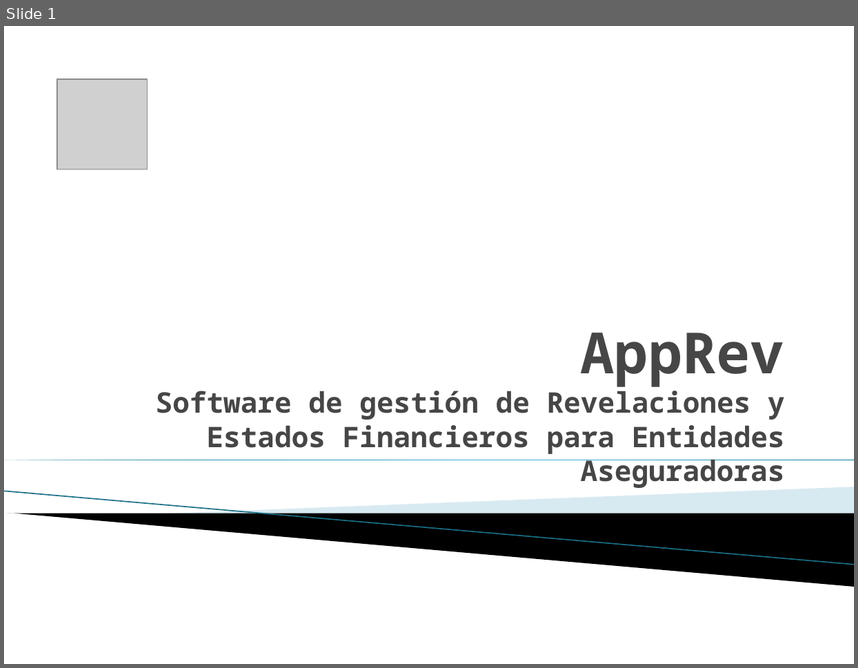
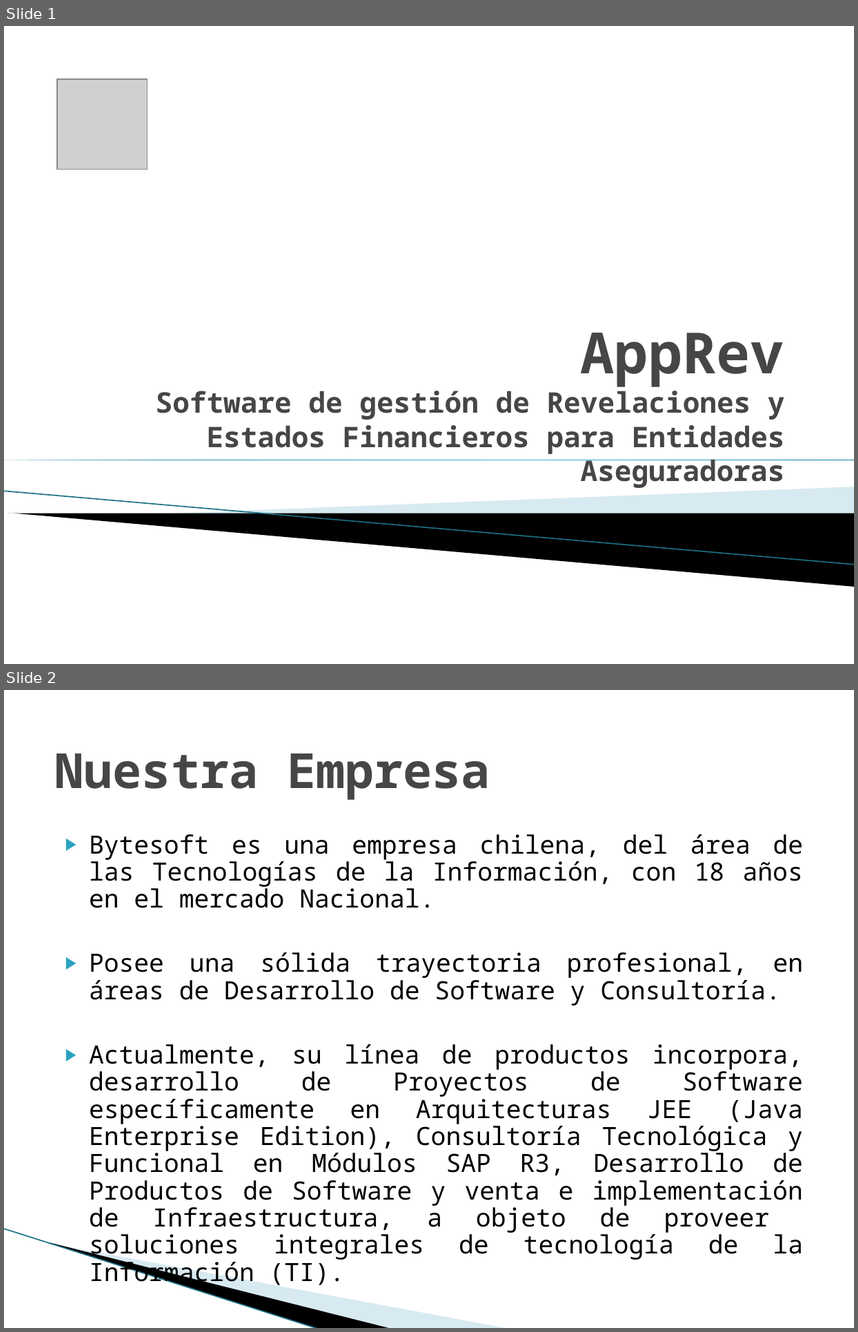
Before and after one commit to vicky1404/rev-ii, a slide deck: docs/comercial/brochure.pptx. Shown one above the other, each under a label of ours: slide 1 before the commit, slides 1 and 2 after it. The pictures are 858x668 and 858x1332 pixels, drawn with LibreOffice and Linux fonts; fonts in the diff are those of the drawing; grey boxes stand for pictures; background and template pictures are left out. Boxes give left, top, right and bottom in pixels: in the first picture for what was removed or moved away, otherwise in the second. Text is boxed around its words. In the diff, an @@ line names an element or a change of style, - is before the commit and + after.

```diff
--- a/docs/comercial/brochure.pptx
+++ b/docs/comercial/brochure.pptx
@@ slide 2 added at (4,690,854,1328), background #FFFFFF @@
@@ title added at (55,753,490,800), 41 pt, text #464646, bold @@
+Nuestra Empresa
@@ text added at (89,834,804,1261), 21.3 pt, text #000000 @@
+▶ Bytesoft es una empresa chilena, del área de las Tecnologías de la Información, con 18 años en el mercado Nacional.
+▶ Posee una sólida trayectoria profesional, en áreas de Desarrollo de Software y Consultoría.
+▶ Actualmente, su línea de productos incorpora, desarrollo de Proyectos de Software específicamente en Arquitecturas JEE (Java Enterprise Edition), Consultoría Tecnológica y Funcional en Módulos SAP R3, Desarrollo de Productos de Software y venta e implementación de Infraestructura, a objeto de proveer soluciones integrales de tecnología de la Información (TI).
@@ freeform shape added at (70,1155,424,1290), fill #A0CBDC at 40% opacity @@
@@ freeform shape added at (4,1228,352,1306), fill #000000 @@
@@ line added from (4, 1228) to (319, 1328), #97C5D8 0.95 pt @@
```
Also in this commit, not shown: 4 slides changed, 7 other slides added.
